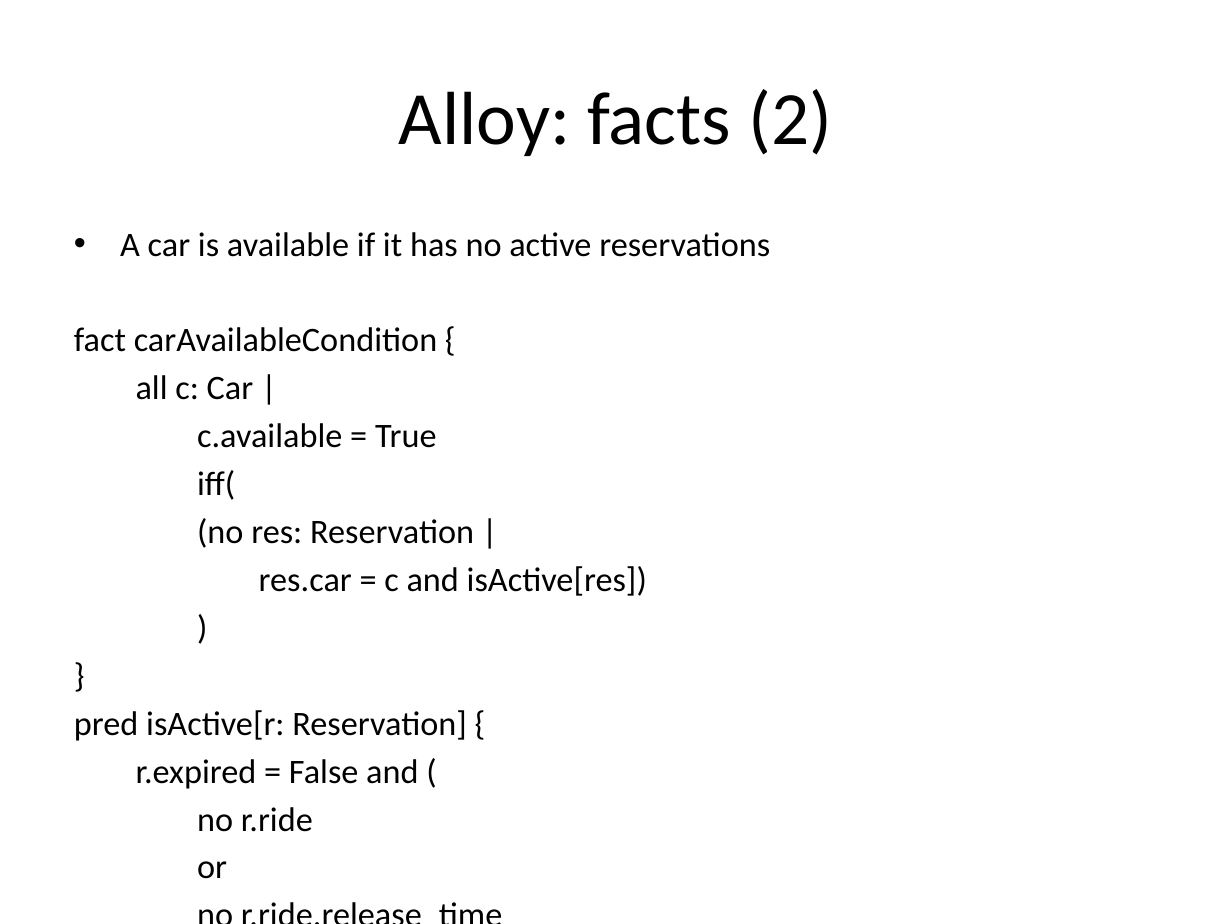
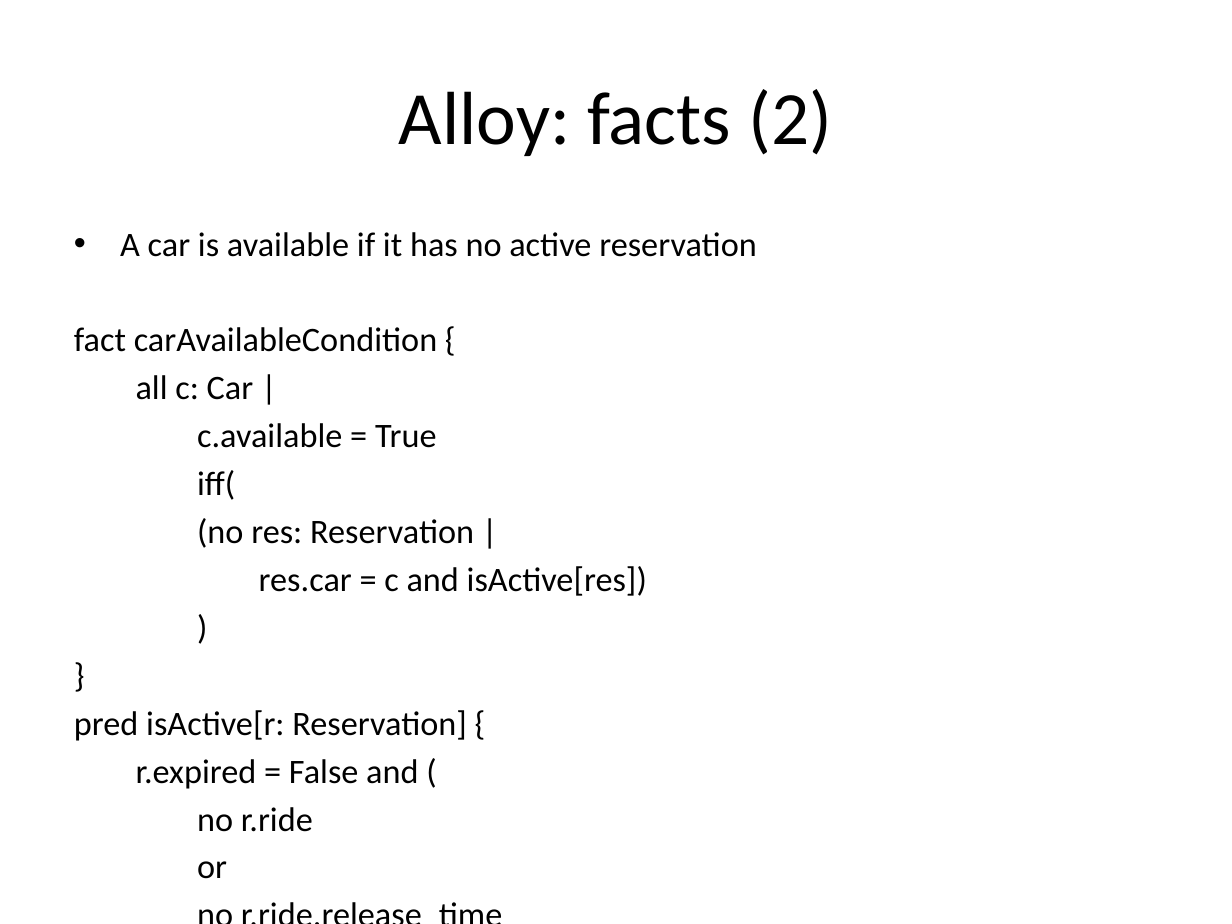
Before and after one commit to cattaneo-riccardo/PowerEnjoy, a slide deck: slide 25 of RASD/presentation/RASD_presentation.pptx (slide 26 before the commit). Drawn at 1232x924 pixels with LibreOffice and Linux fonts; fonts in the diff are those of the drawing. Boxes give left, top, right and bottom in pixels: in the first picture for what was removed or moved away, otherwise in the second. Text is boxed around its words. In the diff, an @@ line names an element or a change of style, - is before the commit and + after.

```diff
--- a/RASD/presentation/RASD_presentation.pptx
+++ b/RASD/presentation/RASD_presentation.pptx
@@ text at [120, 232, 757, 257]: text changed @@
-• A car is available if it has no active reservations
+• A car is available if it has no active reservation
```
Also in this commit, not shown: 15 other slides changed, 5 slides removed.
